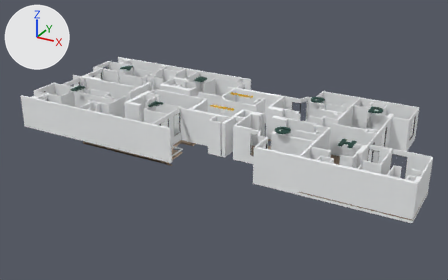
A saved change to the glTF model public/models/PISOS/planta-5.glb.
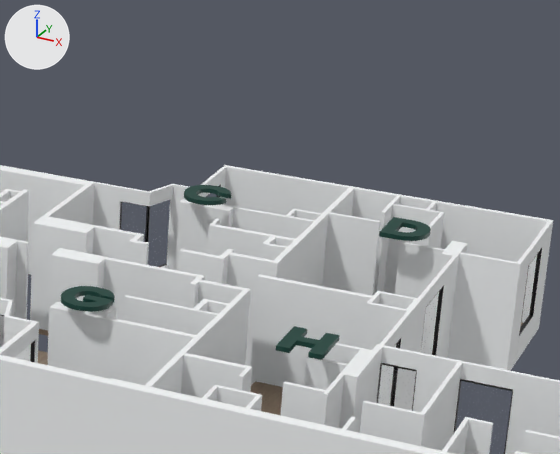
The first picture shows the older version from a 50 mm camera at (25.7, -47.2, 23.0) aimed at (0.2, -0.7, -0.2). The close-ups show both versions on the part from 57% to 94% of the width and 15% to 63% of the height of that picture; other places that the commit changed are outside them. The axes (+X, +Y, +Z) are drawn at upper left. The lights are the same throughout.

In view in the first close-up: 'Component_186_2', 'Text.002', 'Text.003', 'Text.006', 'Text.007', 'tipo-7'.
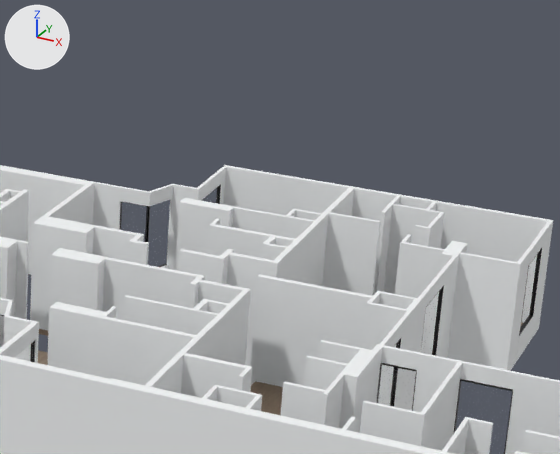
Edits to the bpy script that builds the scene:
```text
Remove ob_text_002:
    ob_text_002 = bpy.data.objects.new('Text.002', me_text_024)
    ob_text_002.location = (6.63, 3.6, 3.39)
Remove ob_text_003:
    ob_text_003 = bpy.data.objects.new('Text.003', me_text_025)
    ob_text_003.location = (12.14, 3.58, 3.39)
Remove ob_text_006:
    ob_text_006 = bpy.data.objects.new('Text.006', me_text_028)
    ob_text_006.location = (6.73, -4.59, 3.39)
Remove ob_text_007:
    ob_text_007 = bpy.data.objects.new('Text.007', me_text_029)
    ob_text_007.location = (12.2, -4.56, 3.39)
```

What differs and where, as boxes (x1, y1, x2, y2) in the close-ups (560 x 454 px):
'Text.006', deleted (cyan): before (61, 286, 115, 312)
'Text.007', deleted (cyan): before (276, 326, 340, 360)
'Text.003', deleted (cyan): before (379, 217, 431, 241)
'Text.002', deleted (cyan): before (184, 185, 231, 205)
